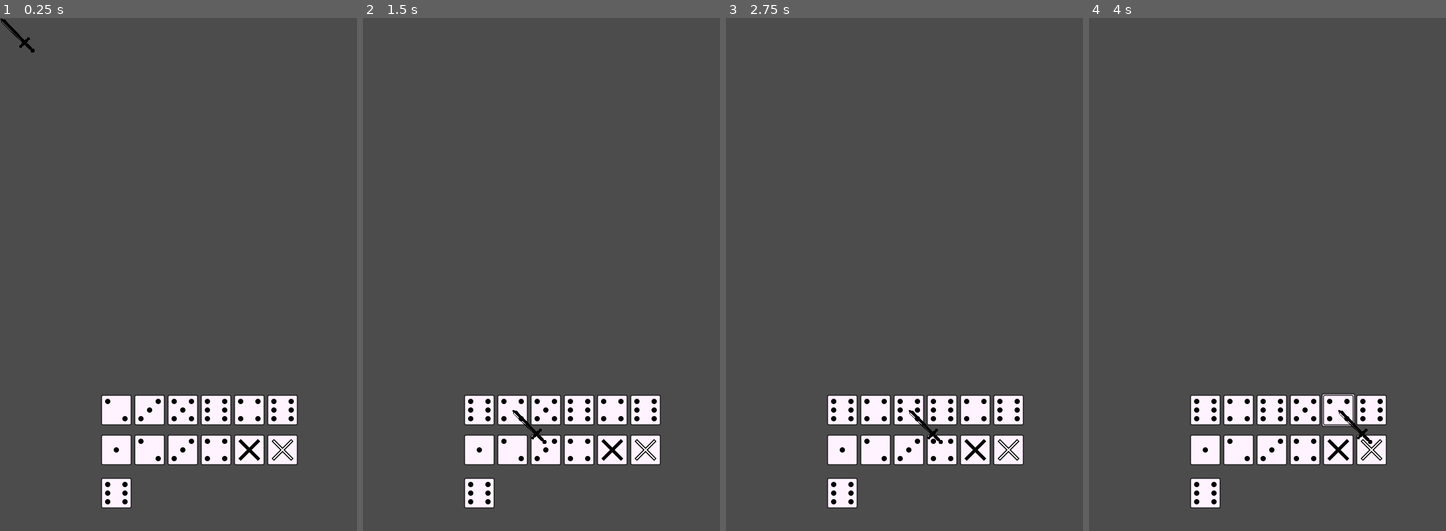
Above: before the commit, frames 1-4 (left to right).
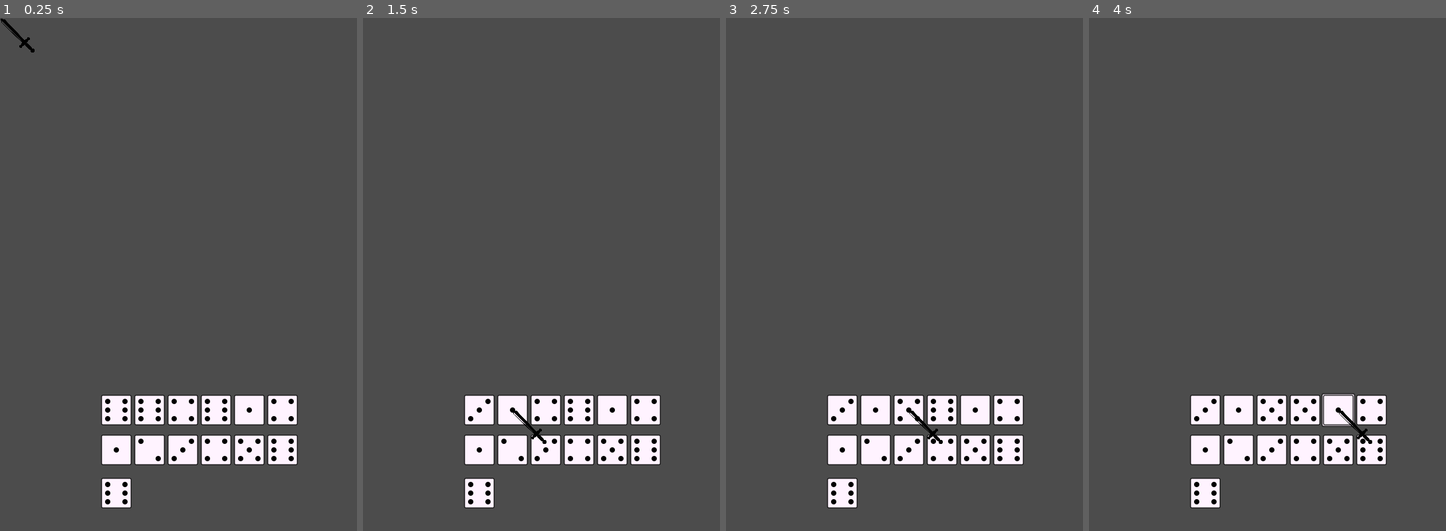
Above: after the commit, the same moments.

Repository: mraich/lantern
Game: Godot game, scene res://scenes/world.tscn
The game is run twice, just before and just after one commit, with the same random seed, the same clock (stepped at 60 frames per second) and the same inputs.
Inputs (mouse positions are in pixels of both pictures, inside the frame that each line leads up to):
- Up to frame 1 (0.25 s): no input
- Up to frame 2 (1.5 s): tap Enter at 0.5 s; move the mouse to (480, 407) at 0.52 s; hold Right mouse button (right_click) 0.53-1.28 s; click (480, 407) at 0.67 s; tap Space at 1.25 s; move the mouse to (512, 407) at 1.27 s; right-click (512, 407) at 1.35 s; click (512, 407) at 1.42 s
- Up to frame 3 (2.75 s): tap Enter at 2 s; move the mouse to (908, 407) at 2.02 s; hold Right mouse button (right_click) from 2.03 s (still down); click (908, 407) at 2.17 s
- Up to frame 4 (4 s): tap Space at 2.75 s; move the mouse to (1306, 407) at 2.77 s; release Right mouse button (right_click) at 2.78 s; right-click (1306, 407) at 2.85 s; click (1306, 407) at 2.92 s; tap Enter at 3.5 s; move the mouse to (1338, 407) at 3.52 s; hold Right mouse button (right_click) from 3.53 s (still down); click (1338, 407) at 3.67 s

The runs differ from the first frame. In frame 1, 0.5% of the frame differs, in the area x 29-83%, y 74-87%; in frame 2, 0.5%; in frame 3, 0.5%; in frame 4, 0.5%.

Commit message:
World:: A StageManager használatának a kezdetei.

Diff:
--- a/scripts/world.gd
+++ b/scripts/world.gd
@@ -16,15 +16,18 @@
 	# removed when the stage handling is ready.
 	# The playable container should show this count of dices.
 	$playable_container.set_dice_count(6)
-	# The puzzle container should show this arrangement.
-	var arrangement = [1, 2, 3, 4, -1, -2]
-	$puzzle_container.set_arrangement(arrangement)
 
 	# Getting notified about the changes made on the playable field.
 	$playable_container.connect("on_value_changed", self, "on_playable_value_changed")
 
 	# Getting notified about the changes made on the puzzle field.
 	$puzzle_container.connect("on_value_changed", self, "on_puzzle_value_changed")
+
+	# Getting notified about the loading of the stages.
+	$stage_manager.connect("on_stage_load", self, "_on_stage_load")
+
+	# Game starts.
+	$stage_manager.on_game_start()
 	pass
 
 func _input(event):
@@ -33,12 +36,24 @@
 		$cursor.step_state()
 	pass
 
+# On loading the next stage.
+func _on_stage_load(puzzle):
+	# New set of values for the dices.
+	$playable_container.roll_all()
+
+	# The puzzle container should show this arrangement.
+	$puzzle_container.set_arrangement(puzzle)
+	pass
+
 # On cursor state change.
 func _on_cursor_state_changed(state):
 	$playable_container.set_dice_action(state)
 	pass
 
 func on_playable_value_changed():
+	if $dice_checker.check($playable_container.get_values(), $puzzle_container.get_values()):
+		$stage_manager.on_stage_win()
+		pass
 	pass
 
 func on_puzzle_value_changed():
